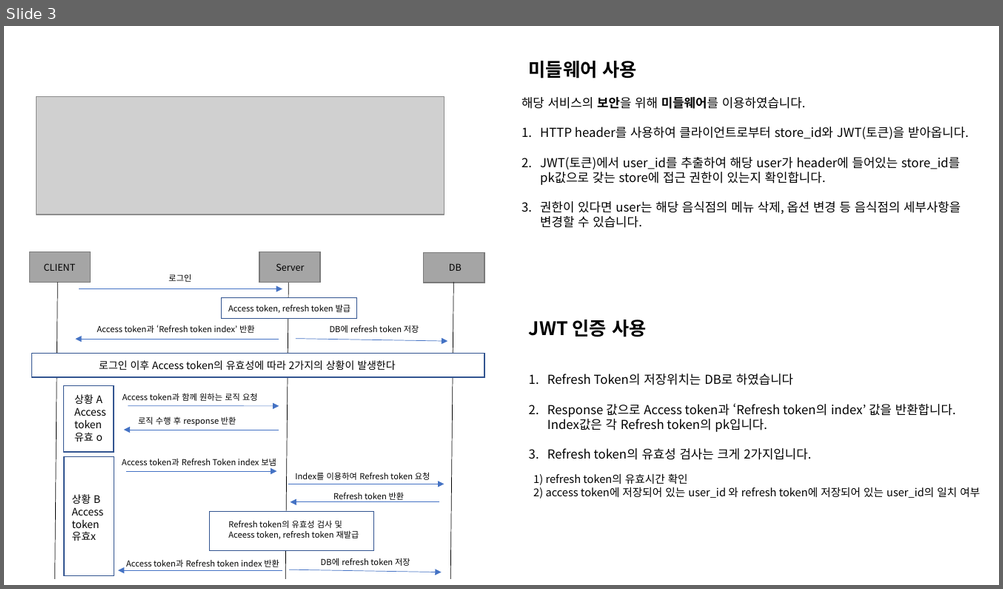
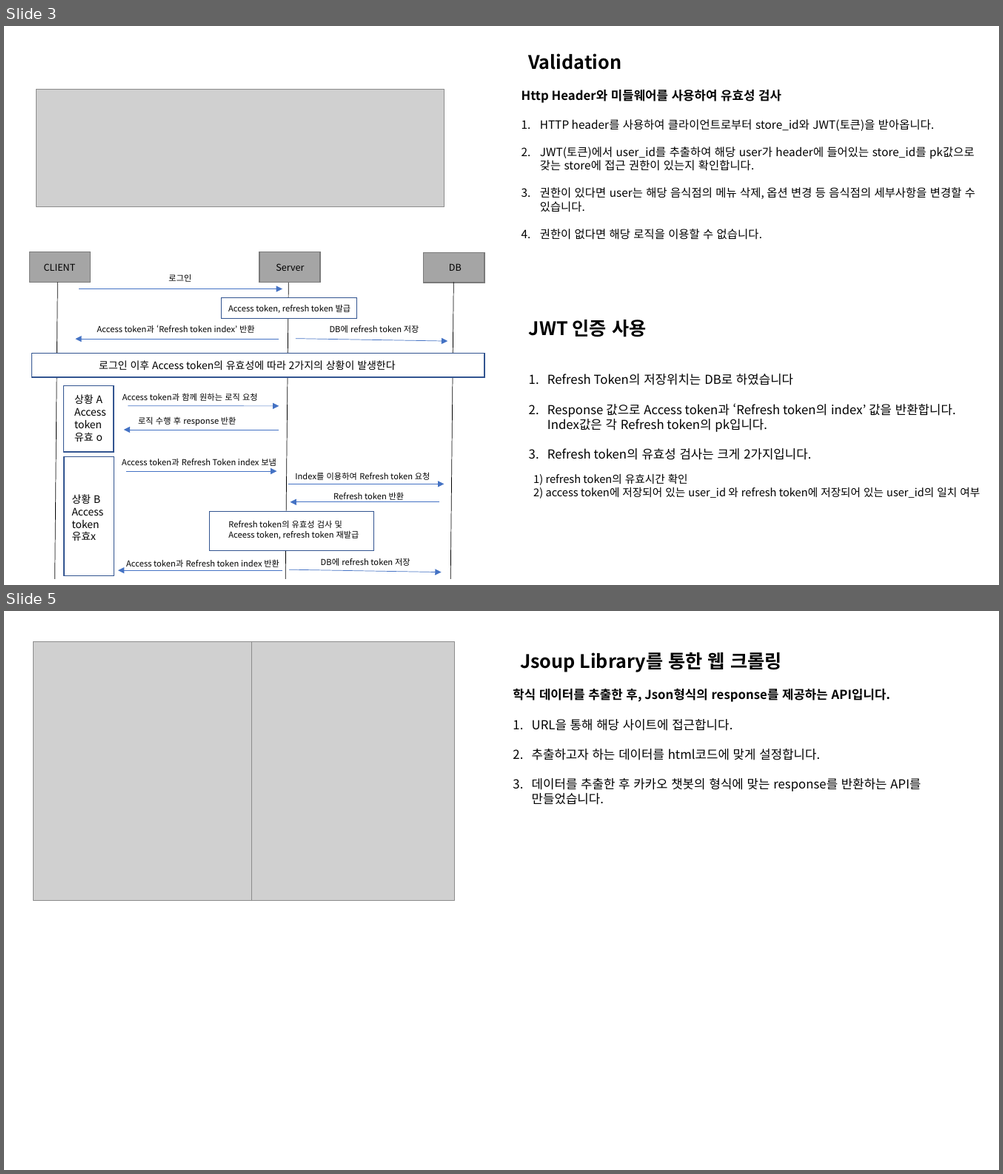
Before and after one commit to ohjinhokor/PortFolio, a slide deck: 오진호 포토폴리오.pptx. Shown one above the other, each under a label of ours: slide 3 before the commit, slides 3 and 5 after it; the slides between them are not shown. The pictures are 1003x589 and 1003x1174 pixels, drawn with LibreOffice and Linux fonts; fonts in the diff are those of the drawing; grey boxes stand for pictures; background and template pictures are left out. Boxes give left, top, right and bottom in pixels: in the first picture for what was removed or moved away, otherwise in the second. Text is boxed around its words. In the diff, an @@ line names an element or a change of style, - is before the commit and + after.

Commit message:
카톡 챗봇 포폴에 추가

```diff
--- a/오진호 포토폴리오.pptx
+++ b/오진호 포토폴리오.pptx
@@ slide 5 added at [4, 611, 999, 1170], background #FFFFFF @@
@@ picture added at [33, 641, 252, 900] @@
@@ picture added at [252, 641, 455, 900] @@
@@ text added at [520, 652, 782, 672], 18 pt, text #000000, bold @@
+Jsoup Library를 통한 웹 크롤링
@@ text added at [512, 688, 920, 805], 12 pt, text #000000 @@
+학식 데이터를 추출한 후, Json형식의 response를 제공하는 API입니다.
+1. URL을 통해 해당 사이트에 접근합니다.
+2. 추출하고자 하는 데이터를 html코드에 맞게 설정합니다.
+3. 데이터를 추출한 후 카카오 챗봇의 형식에 맞는 response를 반환하는 API를 만들었습니다.
@@ slide 3 changed as well @@
@@ text at [528, 53, 621, 70]: text changed @@
-미들웨어 사용
+Validation
@@ picture: place and size @@
-picture at [36, 97, 444, 215]
+picture at [36, 90, 444, 207]
@@ text "Http Header와 미들웨어를 사용하여 유효성 ...": place and size @@
-text "Http Header와 미들웨어를 사용하여 유효성 ..." at [521, 97, 968, 228]
+text "Http Header와 미들웨어를 사용하여 유효성 ..." at [521, 90, 975, 240]
@@ text at [521, 90, 781, 103]: text changed; bold on @@
-해당 서비스의 보안을 위해 미들웨어를 이용하였습니다.
+Http Header와 미들웨어를 사용하여 유효성 검사
@@ text at [540, 119, 975, 212]: size 12 to 11 pt in "HTTP header를 사용하여 클라이언트로부터 store_id와 JWT(토큰)을 받아옵니다.", "JWT(토큰)에서 user_id를 추출하여 해당 user가 header에 들어있는 ...", "권한이 있다면 user는 해당 음식점의 메뉴 삭제, ..." @@
@@ text at [540, 229, 762, 240]: paragraph added @@
+4. 권한이 없다면 해당 로직을 이용할 수 없습니다.
```
Also in this commit, not shown: 2 other slides changed, 1 other slide added, 1 slide removed, 1 other file.
